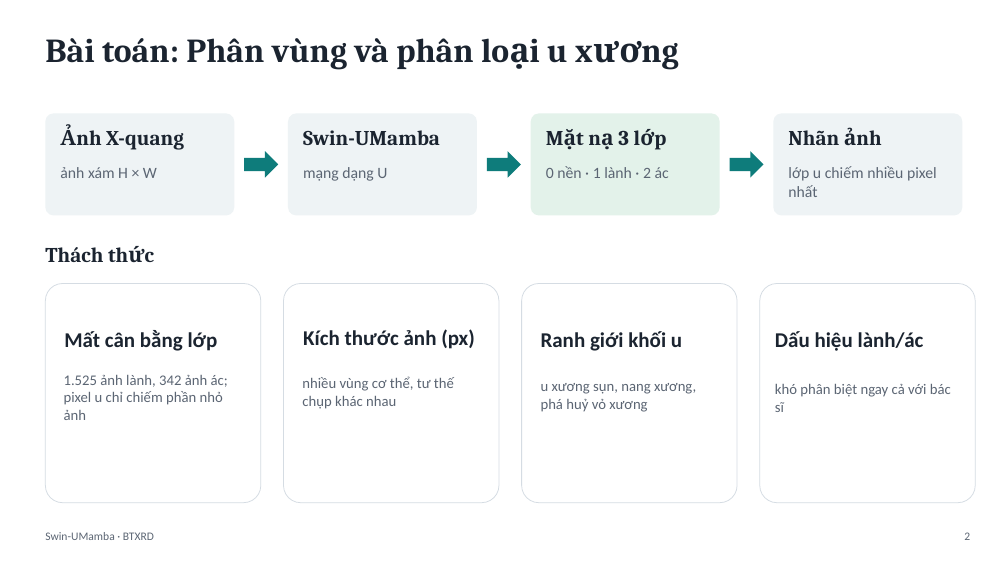
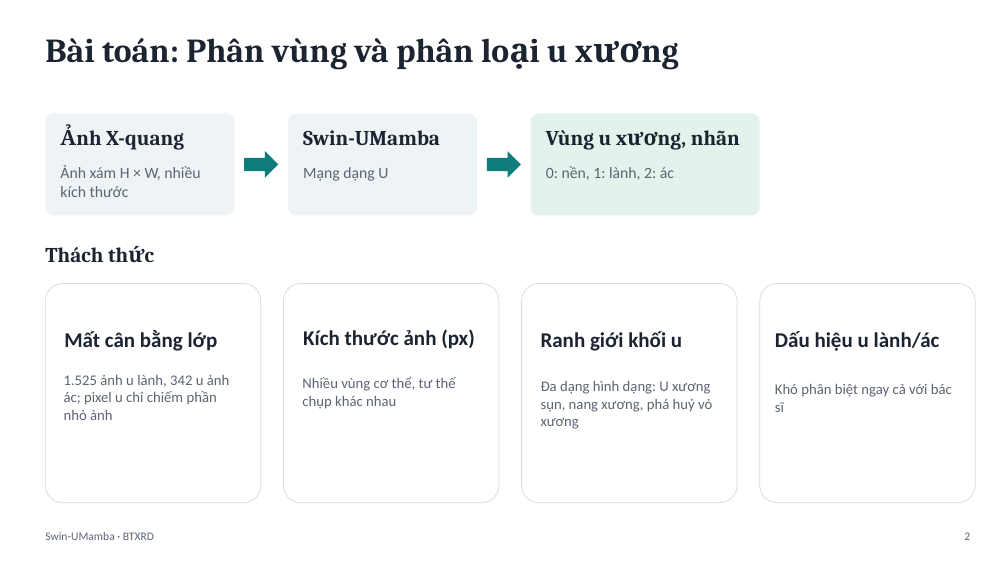
Before and after one commit to 67htb5vn/Swin-UMamba, a slide deck: slide 2 of slide_sua.pptx. Drawn at 1008x567 pixels with LibreOffice and Linux fonts; fonts in the diff are those of the drawing. Boxes give left, top, right and bottom in pixels: in the first picture for what was removed or moved away, otherwise in the second. Text is boxed around its words. In the diff, an @@ line names an element or a change of style, - is before the commit and + after.

```diff
--- a/slide_sua.pptx
+++ b/slide_sua.pptx
@@ rounded rectangle: place and size @@
-rounded rectangle at (531, 113, 720, 216)
+rounded rectangle at (531, 113, 760, 216)
@@ rounded rectangle removed at (774, 113, 963, 216) @@
@@ text at (546, 130, 740, 150): text changed @@
-Mặt nạ 3 lớp
+Vùng u xương, nhãn
@@ text removed at (788, 130, 839, 145) @@
-Nhãn ảnh
@@ text at (60, 165, 200, 197): text changed @@
-ảnh xám H × W
+Ảnh xám H × W, nhiều kích thước
@@ text at (303, 167, 388, 181): text changed @@
-mạng dạng U
+Mạng dạng U
@@ text at (546, 166, 674, 180): text changed @@
-0 nền · 1 lành · 2 ác
+0: nền, 1: lành, 2: ác
@@ right arrow removed at (730, 151, 764, 178) @@
@@ text removed at (788, 166, 937, 197) @@
-lớp u chiếm nhiều pixel nhất
@@ text at (775, 331, 940, 351): text changed @@
-Dấu hiệu lành/ác
+Dấu hiệu u lành/ác
@@ text at (64, 375, 229, 420): text changed @@
-1.525 ảnh lành, 342 ảnh ác; pixel u chỉ chiếm phần nhỏ ảnh
+1.525 ảnh u lành, 342 u ảnh ác; pixel u chỉ chiếm phần nhỏ ảnh
@@ text at (302, 376, 456, 409): text changed @@
-nhiều vùng cơ thể, tư thế chụp khác nhau
+Nhiều vùng cơ thể, tư thế chụp khác nhau
@@ text at (541, 381, 712, 429): text changed @@
-u xương sụn, nang xương, phá huỷ vỏ xương
+Đa dạng hình dạng: U xương sụn, nang xương, phá huỷ vỏ xương
@@ text at (775, 384, 952, 412): text changed @@
-khó phân biệt ngay cả với bác sĩ
+Khó phân biệt ngay cả với bác sĩ
```
Also in this commit, not shown: 5 other slides changed, 1 slide added, 2 other files.
